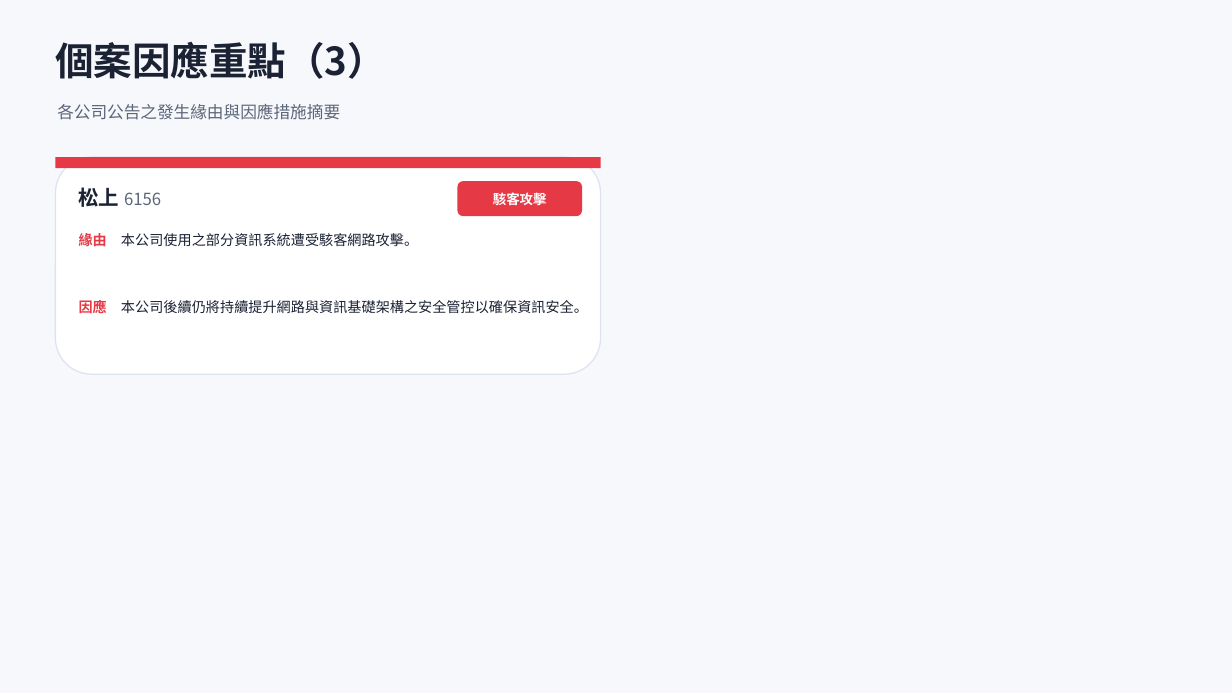
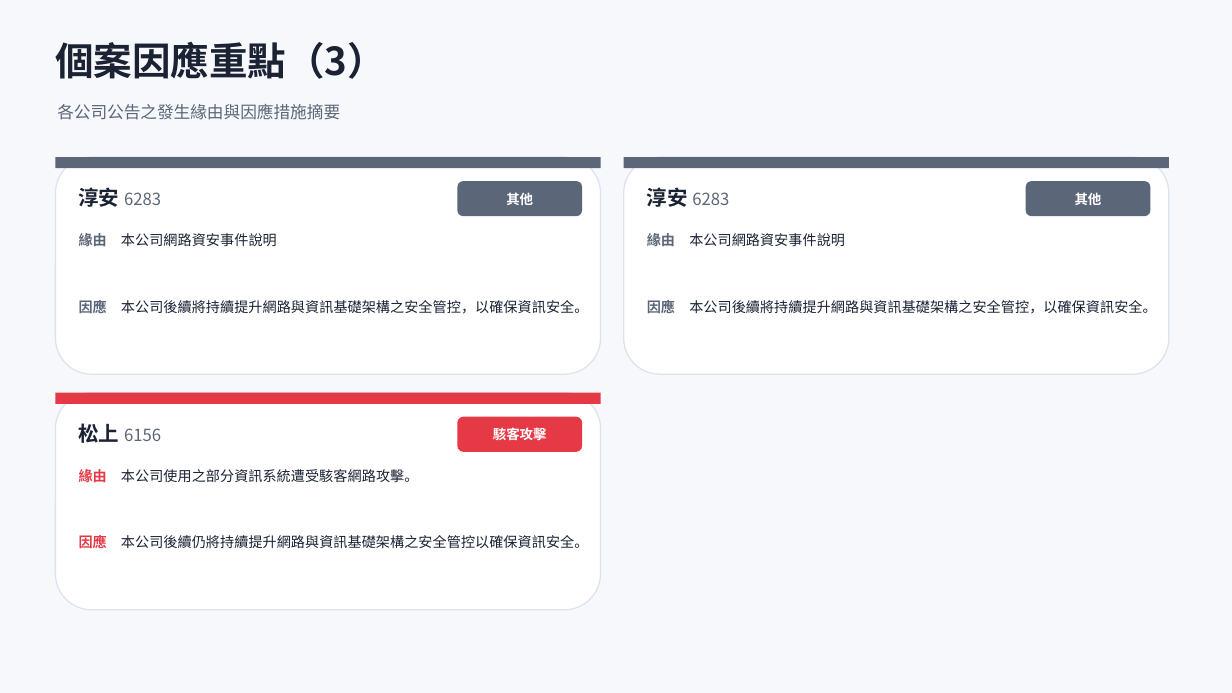
Before and after one commit to Johnnylin77/mops-isec-monitor, a slide deck: slide 8 of 資安事件因應分析.pptx. Drawn at 1232x693 pixels with LibreOffice and Linux fonts; fonts in the diff are those of the drawing. Boxes give left, top, right and bottom in pixels: in the first picture for what was removed or moved away, otherwise in the second. Text is boxed around its words. In the diff, an @@ line names an element or a change of style, - is before the commit and + after.

```diff
--- a/資安事件因應分析.pptx
+++ b/資安事件因應分析.pptx
@@ rectangle at (x1=55, y1=157, x2=601, y2=168): fill #E63946 to #5C6679 @@
@@ rounded rectangle added at (x1=624, y1=157, x2=1169, y2=374), fill #FFFFFF, outline #DDE3EE 1 pt @@
@@ rectangle added at (x1=624, y1=157, x2=1169, y2=168), fill #5C6679 @@
@@ text at (x1=79, y1=187, x2=161, y2=207): text changed @@
-松上 6156
+淳安 6283
@@ rounded rectangle at (x1=457, y1=181, x2=582, y2=216): fill #E63946 to #5C6679 @@
@@ text at (x1=506, y1=192, x2=533, y2=205): text changed @@
-駭客攻擊
+其他
@@ text added at (x1=647, y1=187, x2=729, y2=207), 13 pt, text #5C6679 @@
+淳安 6283
@@ rounded rectangle added at (x1=1026, y1=181, x2=1151, y2=216), fill #5C6679 @@
@@ text added at (x1=1075, y1=192, x2=1102, y2=205), 10.5 pt, text #FFFFFF, bold @@
+其他
@@ text at (x1=79, y1=231, x2=277, y2=249): text changed @@
-緣由 本公司使用之部分資訊系統遭受駭客網路攻擊。
+緣由 本公司網路資安事件說明
@@ text added at (x1=647, y1=231, x2=845, y2=249), 11 pt, text #1A2233 @@
+緣由 本公司網路資安事件說明
@@ text at (x1=79, y1=298, x2=588, y2=316): text changed @@
-因應 本公司後續仍將持續提升網路與資訊基礎架構之安全管控以確保資訊安全。
+因應 本公司後續將持續提升網路與資訊基礎架構之安全管控，以確保資訊安全。
@@ text added at (x1=647, y1=298, x2=1156, y2=316), 11 pt, text #1A2233 @@
+因應 本公司後續將持續提升網路與資訊基礎架構之安全管控，以確保資訊安全。
@@ rounded rectangle added at (x1=55, y1=393, x2=601, y2=610), fill #FFFFFF, outline #DDE3EE 1 pt @@
@@ rectangle added at (x1=55, y1=393, x2=601, y2=404), fill #E63946 @@
@@ rounded rectangle added at (x1=457, y1=417, x2=582, y2=452), fill #E63946 @@
@@ text added at (x1=79, y1=423, x2=161, y2=443), 13 pt, text #5C6679 @@
+松上 6156
@@ text added at (x1=493, y1=427, x2=547, y2=440), 10.5 pt, text #FFFFFF, bold @@
+駭客攻擊
@@ text added at (x1=79, y1=467, x2=418, y2=485), 11 pt, text #1A2233 @@
+緣由 本公司使用之部分資訊系統遭受駭客網路攻擊。
@@ text added at (x1=79, y1=533, x2=588, y2=551), 11 pt, text #1A2233 @@
+因應 本公司後續仍將持續提升網路與資訊基礎架構之安全管控以確保資訊安全。
```
Also in this commit, not shown: 6 other slides changed, 2 other files.
